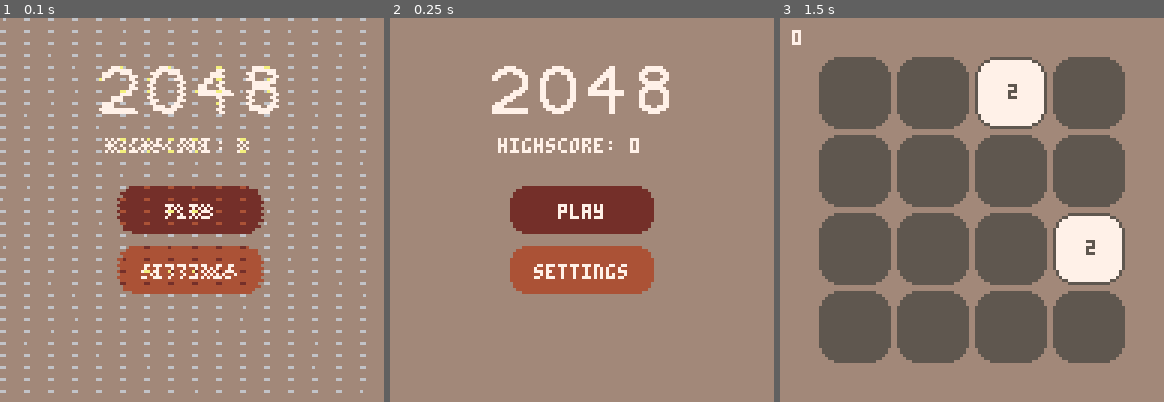
Above: before the commit, frames 1-3 (left to right).
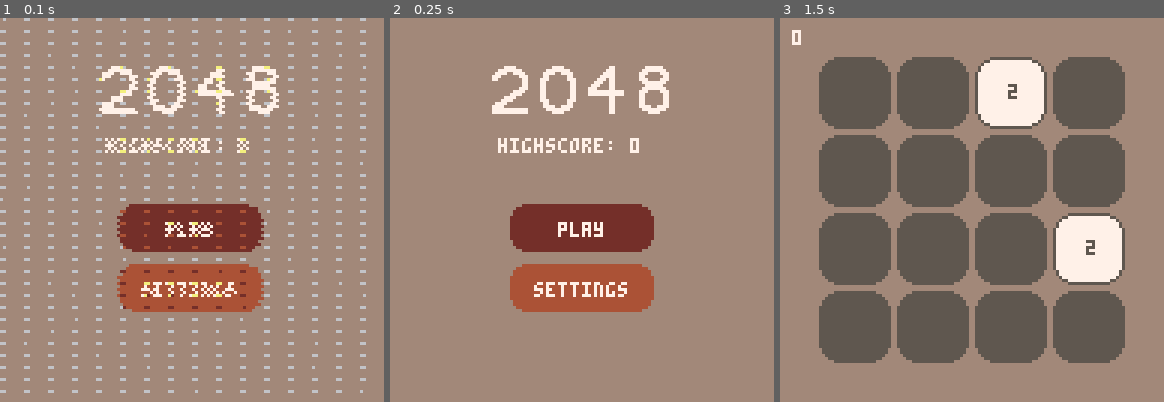
Above: after the commit, the same moments.

Repository: rbits0/2048-pico-8
Game: PICO-8 cartridge main.p8
Same seed, same stepped clock (60 frames per second), same inputs: the game is played once before the commit and once after it.
Inputs:
- Up to frame 1 (0.1 s): no input
- Up to frame 2 (0.25 s): no input
- Up to frame 3 (1.5 s): tap X (X key) at 0.33, 1.07 s; tap O (Z key) at 0.7 s

The runs differ from the first frame. In frame 1, 7.7% of the frame differs, in the area x 30-69%, y 43-77%; in frame 2, 7.7%; in frame 3, nothing differs.

Commit message:
Move buttons down a bit

Diff:
--- a/settings_screen.lua
+++ b/settings_screen.lua
@@ -49,7 +49,7 @@
     local width = 9
     local x_pos = 28
 
-    draw_button("move speed", x_pos, 50, width, selected_button == 1)
-    draw_button("reset highscore", x_pos, 70, width, selected_button == 2)
-    draw_button("back", x_pos, 90, width, selected_button == 3)
+    draw_button("move speed", x_pos, 56, width, selected_button == 1)
+    draw_button("reset highscore", x_pos, 76, width, selected_button == 2)
+    draw_button("back", x_pos, 96, width, selected_button == 3)
 end
--- a/title_screen.lua
+++ b/title_screen.lua
@@ -49,6 +49,6 @@
     local width = 6
     local x_pos = 40
 
-    draw_button("play", x_pos, 56, width, selected_button == 1)
-    draw_button("settings", x_pos, 76, width, selected_button == 2)
+    draw_button("play", x_pos, 62, width, selected_button == 1)
+    draw_button("settings", x_pos, 82, width, selected_button == 2)
 end
